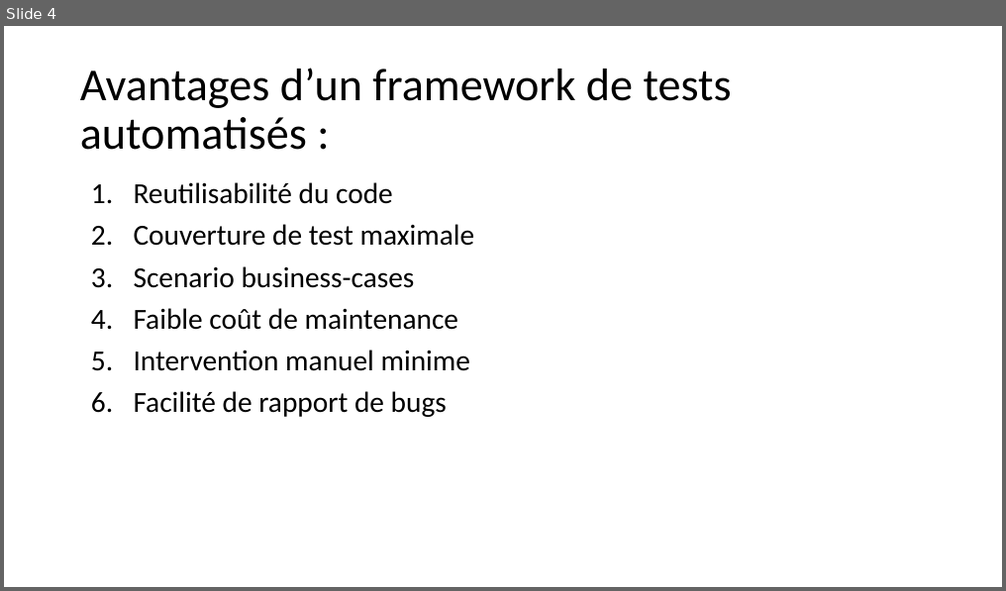
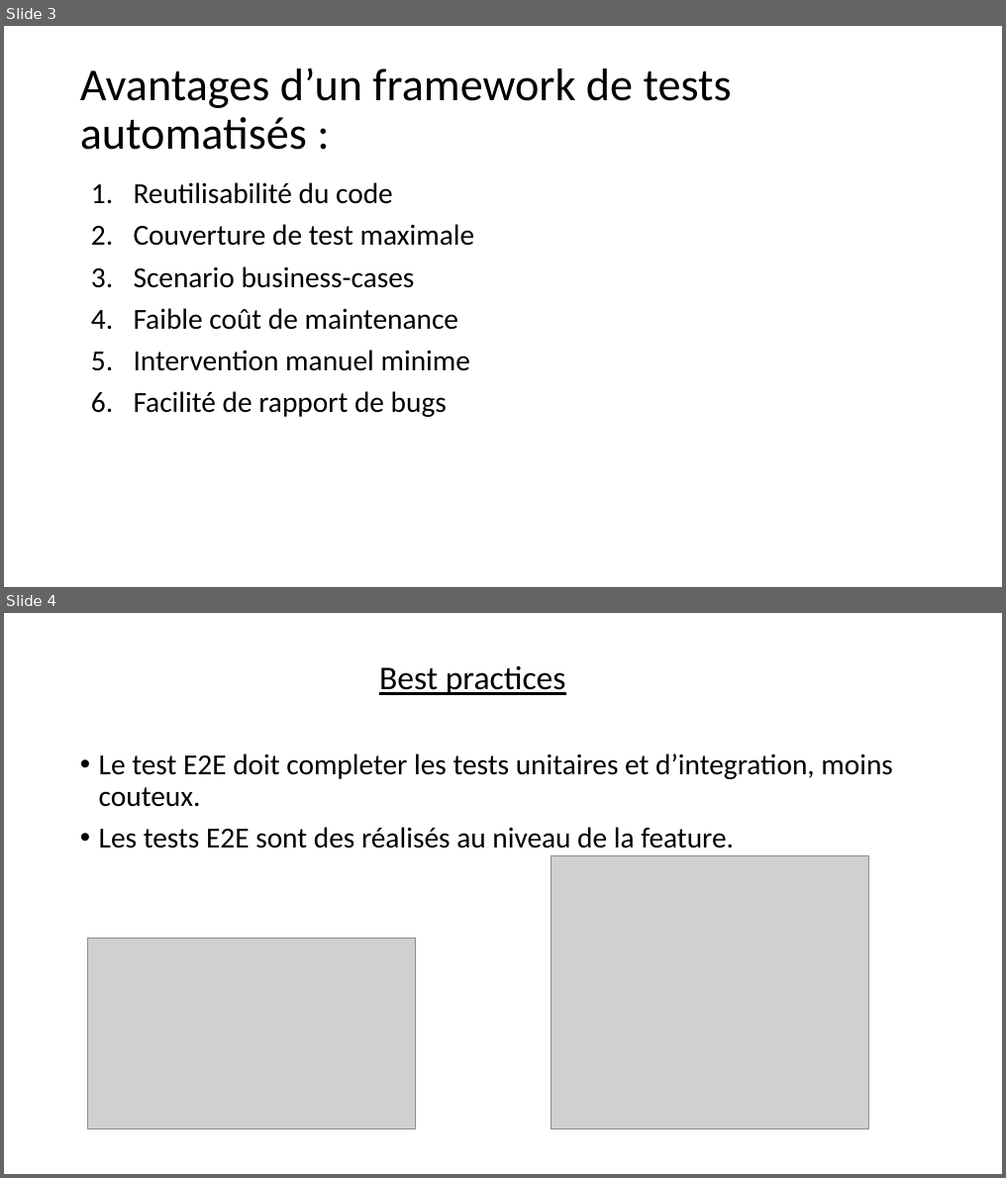
Before and after one commit to seblast312/cypress_youtube, a slide deck: Cypress.pptx. Shown one above the other, each under a label of ours: slide 4 before the commit, slides 3 and 4 after it. The pictures are 1006x591 and 1006x1178 pixels, drawn with LibreOffice and Linux fonts; fonts in the diff are those of the drawing; grey boxes stand for pictures. Boxes give left, top, right and bottom in pixels: in the first picture for what was removed or moved away, otherwise in the second. Text is boxed around its words. In the diff, an @@ line names an element or a change of style, - is before the commit and + after.

```diff
--- a/Cypress.pptx
+++ b/Cypress.pptx
@@ slide 4 added at <box>4,613,1002,1174</box>, background #FFFFFF @@
@@ text added at <box>99,665,893,849</box>, 28 pt, text #000000 @@
+Best practices
+• Le test E2E doit completer les tests unitaires et d’integration, moins couteux.
+• Les tests E2E sont des réalisés au niveau de la feature.
@@ picture added at <box>550,857,869,1131</box> @@
@@ picture added at <box>87,938,415,1130</box> @@
@@ what was slide 4 is now slide 3 @@
```
Also in this commit, not shown: 5 slides changed, 2 other slides added, 5 other files.
